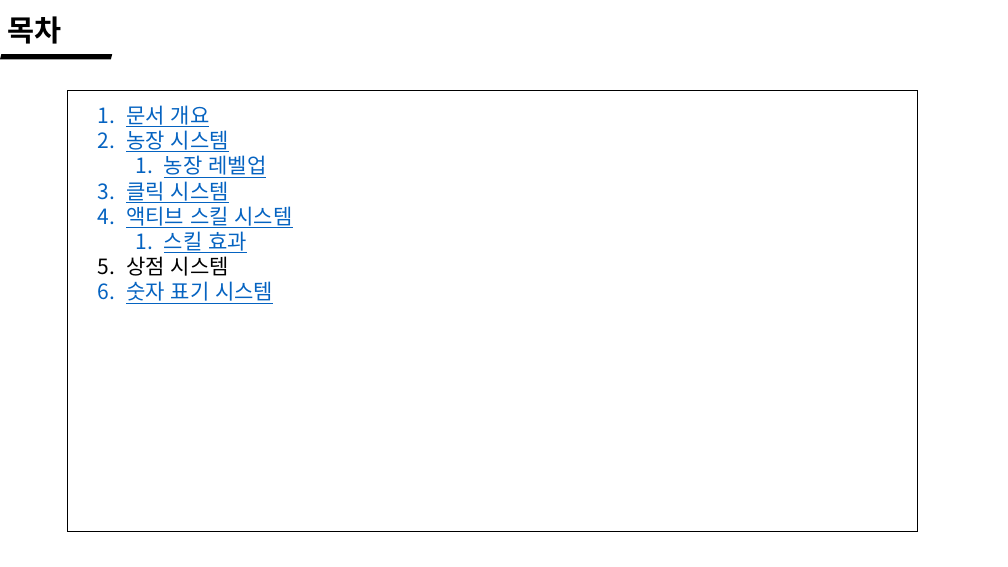
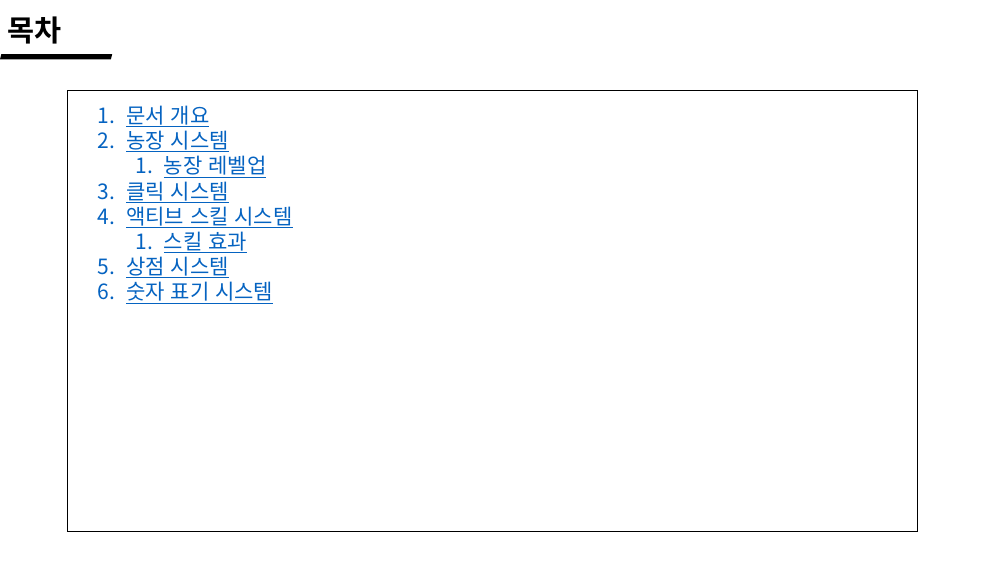
Before and after one commit to wlrud753/CarryCarrot, a slide deck: slide 3 of 기획서/당근키우기 시스템.pptx. Drawn at 1008x567 pixels with LibreOffice and Linux fonts; fonts in the diff are those of the drawing. Boxes give left, top, right and bottom in pixels: in the first picture for what was removed or moved away, otherwise in the second. Text is boxed around its words. In the diff, an @@ line names an element or a change of style, - is before the commit and + after.

Commit message:
시스템 수정/작업목록 추가

```diff
--- a/기획서/당근키우기 시스템.pptx
+++ b/기획서/당근키우기 시스템.pptx
@@ text at (x1=126, y1=256, x2=229, y2=278): text colour #000000 to #0563C1, underline on in "상점 시스템" @@
```
Also in this commit, not shown: 3 other slides changed, 2 slides added, 1 other file.
